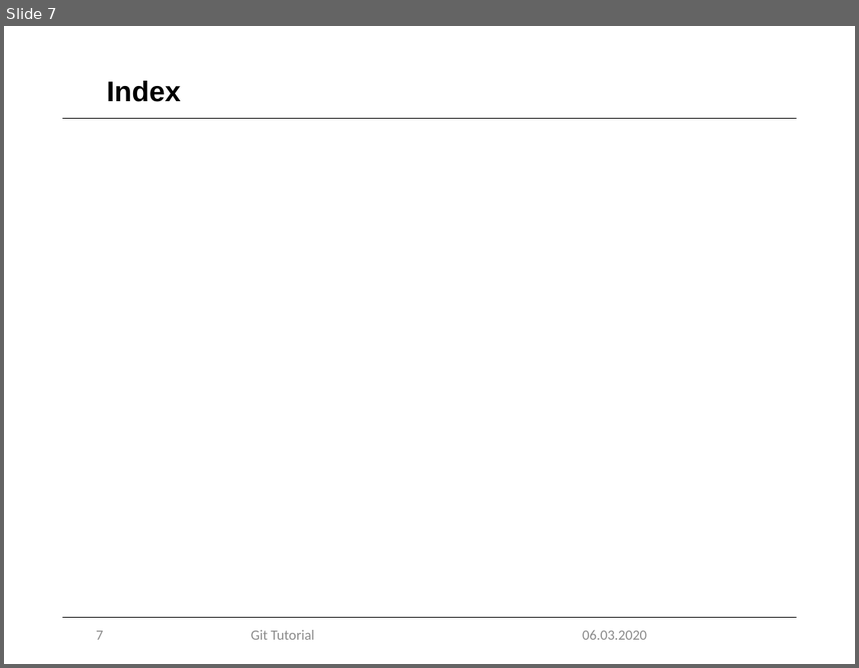
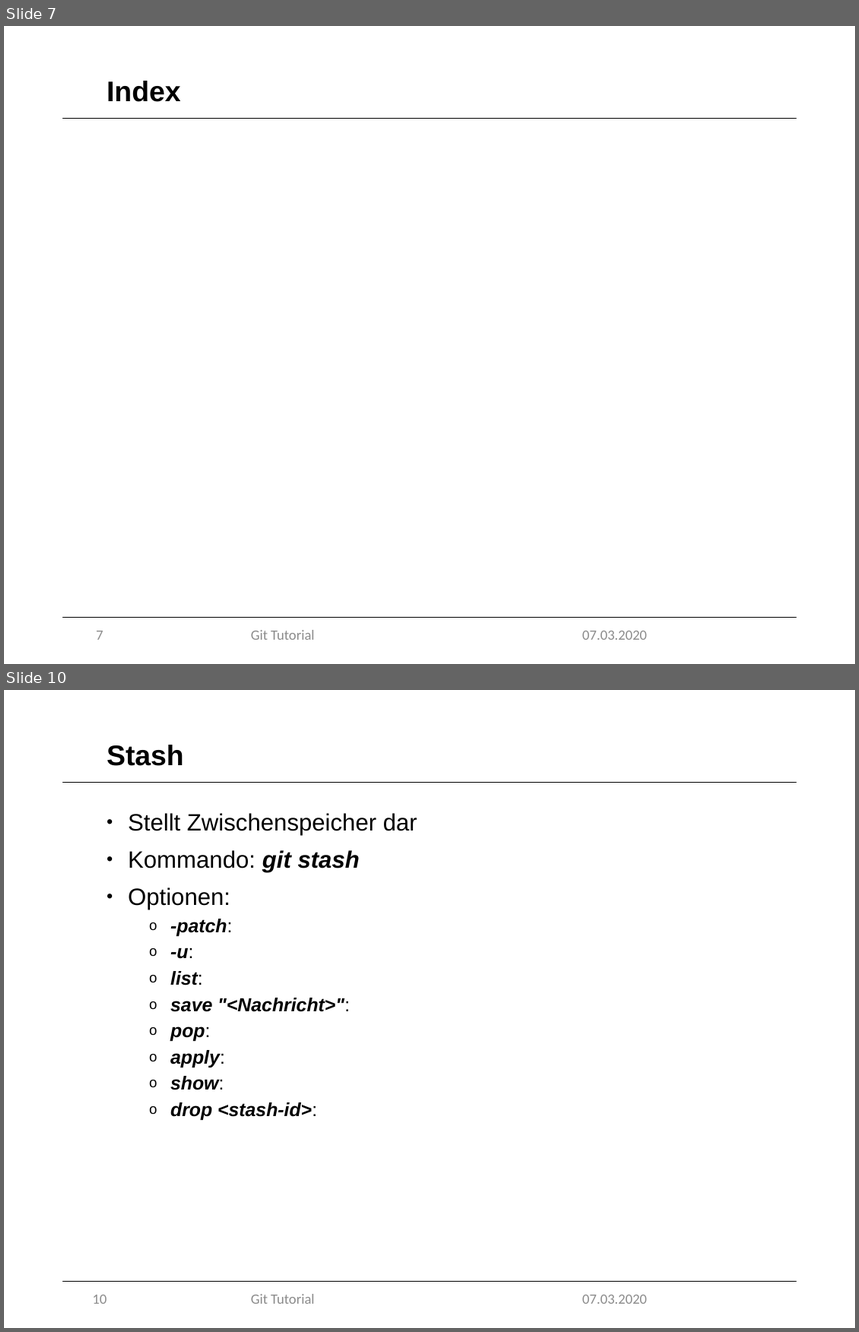
Before and after one commit to marcretzlaff/projektarbeit, a slide deck: Präsentation-90min/Präsentation-90min.pptx. Shown one above the other, each under a label of ours: slide 7 before the commit, slides 7 and 10 after it; the slides between them are not shown. The pictures are 859x668 and 859x1332 pixels, drawn with LibreOffice and Linux fonts; fonts in the diff are those of the drawing; background and template pictures are left out. Boxes give left, top, right and bottom in pixels: in the first picture for what was removed or moved away, otherwise in the second. Text is boxed around its words. In the diff, an @@ line names an element or a change of style, - is before the commit and + after.

```diff
--- a/Präsentation-90min/Präsentation-90min.pptx
+++ b/Präsentation-90min/Präsentation-90min.pptx
@@ slide 10 added at bbox=[4, 690, 855, 1328], background #FFFFFF; not listed: 5 template elements that a slide beside it also shows @@
@@ title added at bbox=[107, 745, 184, 766], 24 pt, text #000000, bold @@
+Stash
@@ text added at bbox=[128, 813, 417, 1120], 16 pt, text #000000, bold, italic @@
+• Stellt Zwischenspeicher dar
+• Kommando: git stash
+• Optionen:
+  o -patch:
+  o -u:
+  o list:
+  o save "<Nachricht>":
+  o pop:
+  o apply:
+  o show:
+  o drop <stash-id>:
@@ slide 7 changed as well @@
@@ text at bbox=[582, 631, 647, 640]: text changed @@
-06.03.2020
+07.03.2020
```
Also in this commit, not shown: 6 other slides changed, 30 other slides added, 1 other file.
